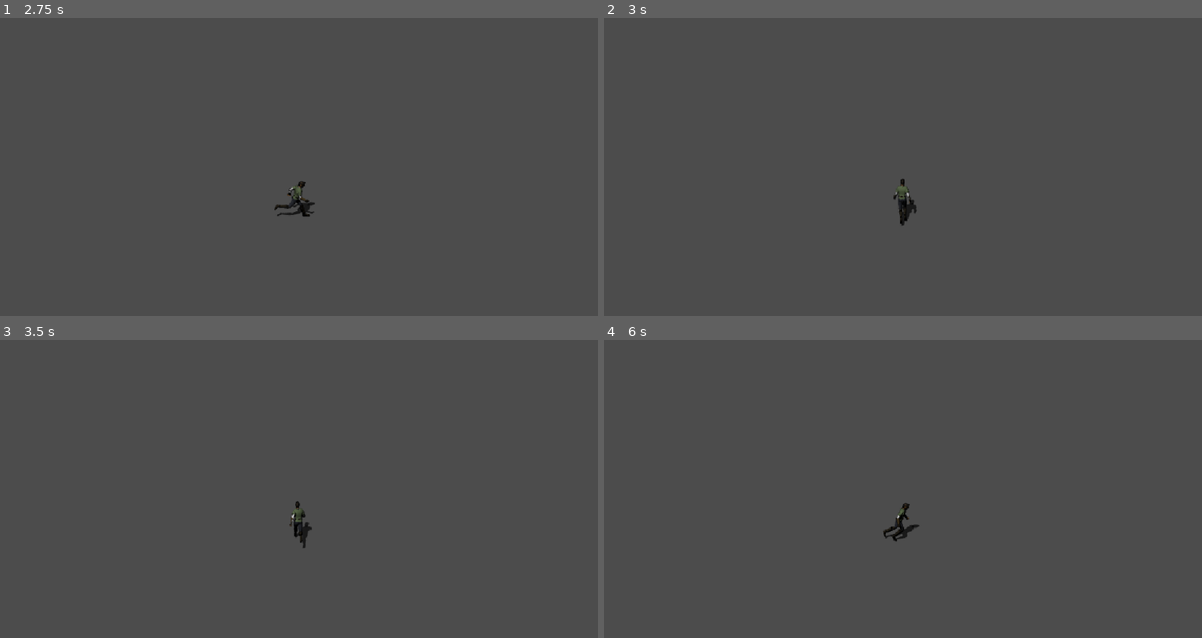
Above: before the commit, frames 1-4 (two rows, left to right).
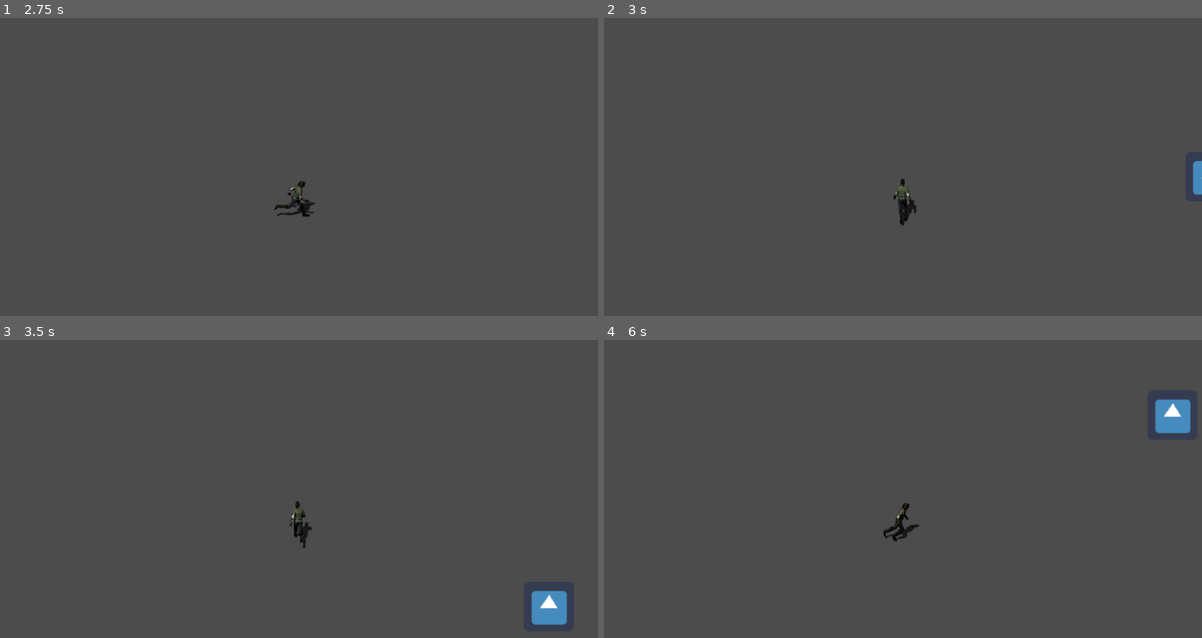
Above: after the commit, the same moments.

Repository: bluewolf44/2021_DTE_Project
Game: Godot game, scene res://Scenes/World.tscn
Same seed, same stepped clock (60 frames per second), same inputs: the game is played once before the commit and once after it. The engine's default icon, where the game draws it, is replaced by a stand-in: a white triangle on a blue panel in a dark square.
Inputs (mouse positions are in pixels of both pictures, inside the frame that each line leads up to):
- Up to frame 1 (2.75 s): tap Enter at 0.5 s; move the mouse to (430, 175) at 0.52 s; hold D (Move_Right) 0.53-1.28 s; click (430, 175) at 0.6 s; move the mouse to (179, 211) at 1.27 s; hold S (Move_Down) 1.28-2.03 s; click (179, 211) at 1.35 s; move the mouse to (358, 116) at 2.02 s; hold D (Move_Right) from 2.03 s (still down); click (358, 116) at 2.1 s
- Up to frame 2 (3 s): move the mouse to (873, 262) at 2.77 s; release D (Move_Right) at 2.78 s; hold W (Move_Up) from 2.78 s (still down); click (873, 262) at 2.85 s
- Up to frame 3 (3.5 s): keep holding W (Move_Up)
- Up to frame 4 (6 s): move the mouse to (1082, 566) at 3.52 s; release W (Move_Up) at 3.53 s; hold A (Move_Left) 3.53-5.03 s; click (1082, 566) at 3.6 s; move the mouse to (723, 462) at 4.27 s; click (723, 462) at 4.35 s; move the mouse to (932, 515) at 5.02 s; hold S (Move_Down) 5.03-5.78 s; click (932, 515) at 5.1 s; move the mouse to (813, 426) at 5.77 s; hold D (Move_Right) from 5.78 s (still down); click (813, 426) at 5.85 s

Frame 1 is identical in both runs. In frame 2, 0.2% of the frame differs, in the area x 98-100%, y 47-60%; in frame 3, 0.7%, in the area x 88-95%, y 84-96%; in frame 4, 0.7%.

Commit message:
collions to enemys

Diff:
--- a/Project/Scenes/Enemys.tscn
+++ b/Project/Scenes/Enemys.tscn
@@ -1,16 +1,24 @@
-[gd_scene load_steps=4 format=2]
+[gd_scene load_steps=5 format=2]
 
 [ext_resource path="res://icon.png" type="Texture" id=1]
 [ext_resource path="res://Scripts/Enemys.gd" type="Script" id=2]
 
 [sub_resource type="RectangleShape2D" id=1]
-extents = Vector2( 34.5045, 35.5452 )
+extents = Vector2( 30.6334, 30.3327 )
+
+[sub_resource type="RectangleShape2D" id=2]
+extents = Vector2( 29.2192, 31.3934 )
 
 [node name="Enemys" type="KinematicBody2D"]
 script = ExtResource( 2 )
 
+[node name="CollisionShape2D" type="CollisionShape2D" parent="."]
+shape = SubResource( 1 )
+
 [node name="icon" type="Sprite" parent="."]
 texture = ExtResource( 1 )
 
-[node name="CollisionShape2D" type="CollisionShape2D" parent="."]
-shape = SubResource( 1 )
+[node name="Area2D" type="Area2D" parent="."]
+
+[node name="CollisionShape2D" type="CollisionShape2D" parent="Area2D"]
+shape = SubResource( 2 )
--- a/Project/Scenes/Player.tscn
+++ b/Project/Scenes/Player.tscn
@@ -962,7 +962,7 @@
 texture = ExtResource( 1 )
 hframes = 32
 vframes = 8
-frame = 193
+frame = 192
 __meta__ = {
 "_edit_lock_": true
 }
@@ -971,7 +971,7 @@
 texture = ExtResource( 2 )
 hframes = 32
 vframes = 8
-frame = 193
+frame = 192
 __meta__ = {
 "_edit_lock_": true
 }
--- a/Project/Scripts/Enemys.gd
+++ b/Project/Scripts/Enemys.gd
@@ -3,6 +3,12 @@
 onready var player = get_parent().get_parent().get_node("Player")
 
 var speed = 150
+var type = "enemy"
 
 func _process(delta):
-	position = position.move_toward(player.position,delta*speed)
+	if position.distance_to(player.position) < 600:
+		move_and_collide((player.position-position).normalized()*delta*speed)
+
+func interact(effects):
+	print(effects)
+	queue_free()
--- a/Project/Scripts/Player.gd
+++ b/Project/Scripts/Player.gd
@@ -1,6 +1,8 @@
 extends KinematicBody2D
 
 var speed = 300
+var type = "player"
+
 var other_action = false
 var held_spell
 var held_postion
@@ -9,7 +11,6 @@
 var has_move = false
 
 func _process(delta):
-
 	var move = Vector2(
 		Input.get_action_strength("Move_Right")-Input.get_action_strength("Move_Left"),
 		Input.get_action_strength("Move_Down")-Input.get_action_strength("Move_Up")
@@ -20,10 +21,8 @@
 		travel("Run")
 		$AnimationTree.set("parameters/Stand/blend_position",move)
 		$AnimationTree.set("parameters/Run/blend_position",move)
-
 	elif not other_action:
 		travel("Stand")
-
 
 	if Input.is_action_just_pressed("LMB"):
 		other_action = true
@@ -36,8 +35,8 @@
 			"speed":400
 		}
 
-		held_postion = get_global_mouse_position()-position.normalized()
-		$AnimationTree.set("parameters/Cast/blend_position",(get_global_mouse_position()-position.normalized()))
+		held_postion = (get_global_mouse_position()-position).normalized()
+		$AnimationTree.set("parameters/Cast/blend_position",(get_global_mouse_position()-position).normalized())
 		travel("Cast")
 
 func cast_spell():
--- a/Project/Scripts/Projectile.gd
+++ b/Project/Scripts/Projectile.gd
@@ -3,12 +3,17 @@
 var move = Vector2(0,0)
 var effects
 var interact
+onready var player = get_parent().get_parent().get_node("Player")
 
 func _process(delta):
 	position += move*delta
+	if position.distance_to(player.position) > 400:
+		queue_free()
 
 func _on_Area2D_area_entered(area):
-	pass # Replace with function body.
+	if area.get_parent().type in interact:
+		area.get_parent().interact(effects)
+		queue_free()
 
 func add_data(data):
 	if data["time"] != -1:
--- a/Project/Scripts/World.gd
+++ b/Project/Scripts/World.gd
@@ -6,13 +6,14 @@
 func _on_Timer_timeout():
 	var enemy_instance = enemy_scene.instance()
 	enemy_instance.position = Vector2(1000-randi() % 2000,1000-randi() % 2000)
-	#$Enemys.add_child(enemy_instance)
+	$Enemys.add_child(enemy_instance)
 
 func create_projectile(position=Vector2(0,0),data={},direction = Vector2(0,0)):
 	var projectile_instance = projectile_scene.instance()
 	projectile_instance.position = position
 	projectile_instance.look_at(position+direction)
 	projectile_instance.rotation_degrees -= 90
+	projectile_instance.add_data(data)
 	if data.has("speed"):
 		projectile_instance.move = direction.normalized()*data["speed"]
 	$Projectiles.add_child(projectile_instance)
